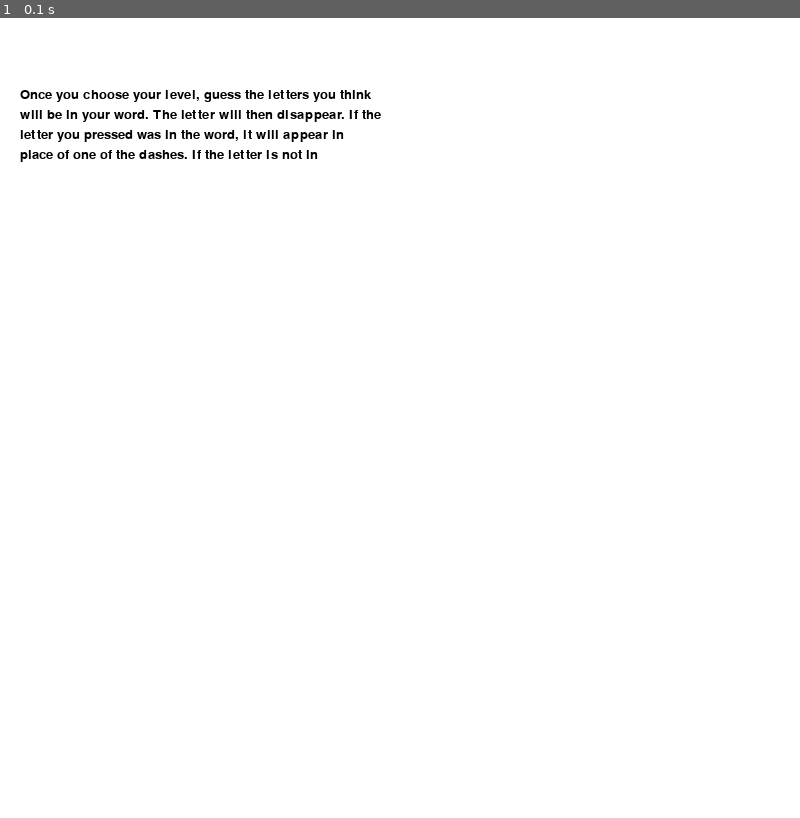
Above: before the commit, frame 1.
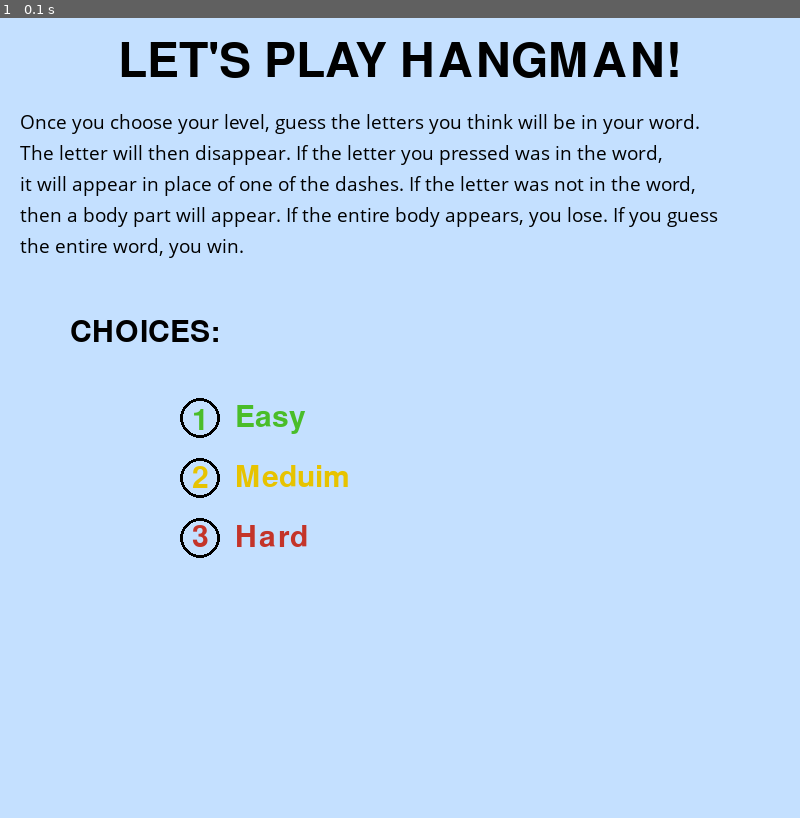
Above: after the commit, the same moment.

Repository: fradkins24/GameDesign
Game: pygame game, started from editingHangman.py
The game is run twice, just before and just after one commit, with the same random seed, the same clock (stepped at 60 frames per second) and the same inputs.
Inputs:
- Up to frame 1 (0.1 s): no input

The runs differ from the first frame. In frame 1, 100% of the frame differs, in the area x 0-100%, y 0-100%.

Commit message:
12/1/2020 made whole menu, need to track what mouse presses and do it

Diff:
--- a/editingHangman.py
+++ b/editingHangman.py
@@ -28,8 +28,9 @@
     letters.append([x, y, chr(A + i), True])
 
 # set up fonts
-INFO_FONT = pygame.font.SysFont('comicsans', 20)
-MENU_FONT = pygame.font.SysFont('comicsans', 30)
+INFO_FONT = pygame.font.SysFont('comicsansms', 21)
+MENU_FONT = pygame.font.SysFont('comicsans', 45)
+CHOICE_FONT = pygame.font.SysFont('comicsans', 45)
 LETTER_FONT = pygame.font.SysFont('comicsans', 40)
 WORD_FONT = pygame.font.SysFont('comicsans', 60)
 TITLE_FONT = pygame.font.SysFont('comicsans', 70)
@@ -49,21 +50,58 @@
 # colors
 WHITE = (255,255,255)
 BLACK = (0,0,0)
+BLUE = (196, 224, 255)
+GREEN = (74, 189, 41)
+YELLOW = (231, 195, 0)
+RED = (196, 52, 41)
 
+#make menu with instructions and choice
 def menu():
-    screen.fill(WHITE)
-    a=70
-    text = INFO_FONT.render("Once you choose your level, guess the letters you think", 1, BLACK)
-    text2 = INFO_FONT.render("will be in your word. The letter will then disappear. If the", 1, BLACK)
-    text3 = INFO_FONT.render("letter you pressed was in the word, it will appear in", 1, BLACK)
-    text4 = INFO_FONT.render("place of one of the dashes. If the letter is not in", 1, BLACK)
-    screen.blit(text, (20, a))
-    screen.blit(text2, (20, a+5+text.get_height()))
-    screen.blit(text3, (20, a+10+text.get_height()*2))
-    screen.blit(text4, (20, a+15+text.get_height()*3))
+    screen.fill(BLUE)
+    text = TITLE_FONT.render("LET'S PLAY HANGMAN!", 1, BLACK)
+    screen.blit(text, (WIDTH/2 - text.get_width()/2, 20))
+    a=90
+    b=20
+    left=200
+    down=400
+    #instructions
+    text = INFO_FONT.render("Once you choose your level, guess the letters you think will be in your word.", 1, BLACK)
+    text2 = INFO_FONT.render("The letter will then disappear. If the letter you pressed was in the word,", 1, BLACK)
+    text3 = INFO_FONT.render("it will appear in place of one of the dashes. If the letter was not in the word,", 1, BLACK)
+    text4 = INFO_FONT.render("then a body part will appear. If the entire body appears, you lose. If you guess", 1, BLACK)
+    text5 = INFO_FONT.render("the entire word, you win.",1,BLACK)
+    screen.blit(text, (b, a))
+    screen.blit(text2, (b, a+5+text.get_height()))
+    screen.blit(text3, (b, a+10+text.get_height()*2))
+    screen.blit(text4, (b, a+15+text.get_height()*3))
+    screen.blit(text5, (b, a+20+text.get_height()*4))
+
+    choice = CHOICE_FONT.render("CHOICES:",1,BLACK)
+    screen.blit(choice,(b+50, a+80+text.get_height()*5))
+    #3 circles
+    pygame.draw.circle(screen, BLACK, (left, down), RADIUS, 3)
+    pygame.draw.circle(screen, BLACK, (left, down+RADIUS*2+20), RADIUS, 3)
+    pygame.draw.circle(screen, BLACK, (left, down+RADIUS*4+40), RADIUS, 3)
+
+    #choice 1
+    one=MENU_FONT.render("1",1,GREEN)
+    screen.blit(one,(left-8,down-12))
+    choice1=MENU_FONT.render("Easy",1,GREEN)
+    screen.blit(choice1,(235,385))
+
+    #choice2
+    two=MENU_FONT.render("2",1,YELLOW)
+    screen.blit(two,(left-8,down+RADIUS*2+6))
+    choice2=MENU_FONT.render("Meduim",1,YELLOW)
+    screen.blit(choice2,(235,445))
+
+    #choice 3
+    three=MENU_FONT.render("3",1,RED)
+    screen.blit(three,(left-8,down+RADIUS*4+25))
+    choice3=MENU_FONT.render("Hard",1,RED)
+    screen.blit(choice3,(235,505))
+
     pygame.display.update()
-    clock = pygame.time.Clock()
-    clock.tick(10000)
 
 def draw():
     screen.fill(WHITE)
